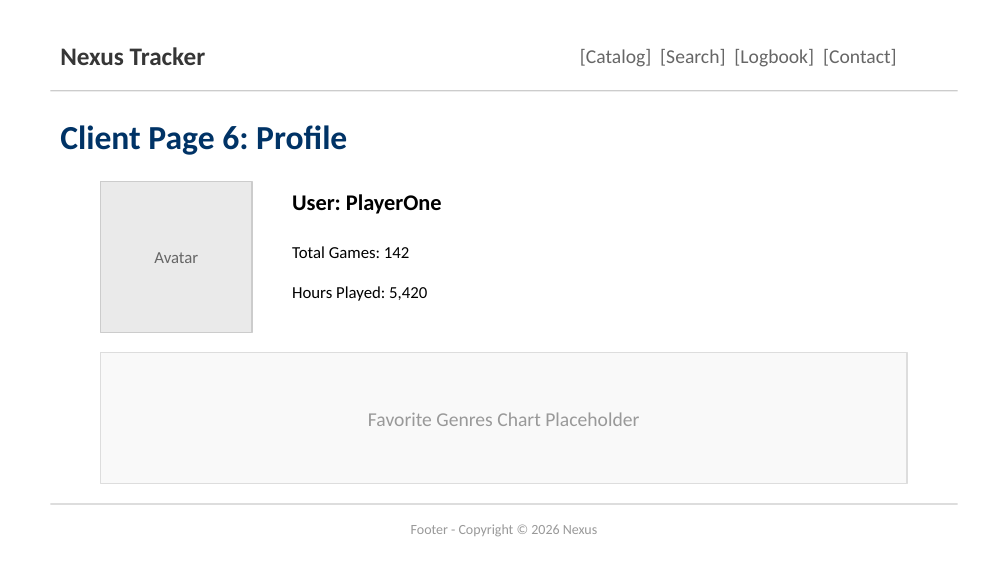
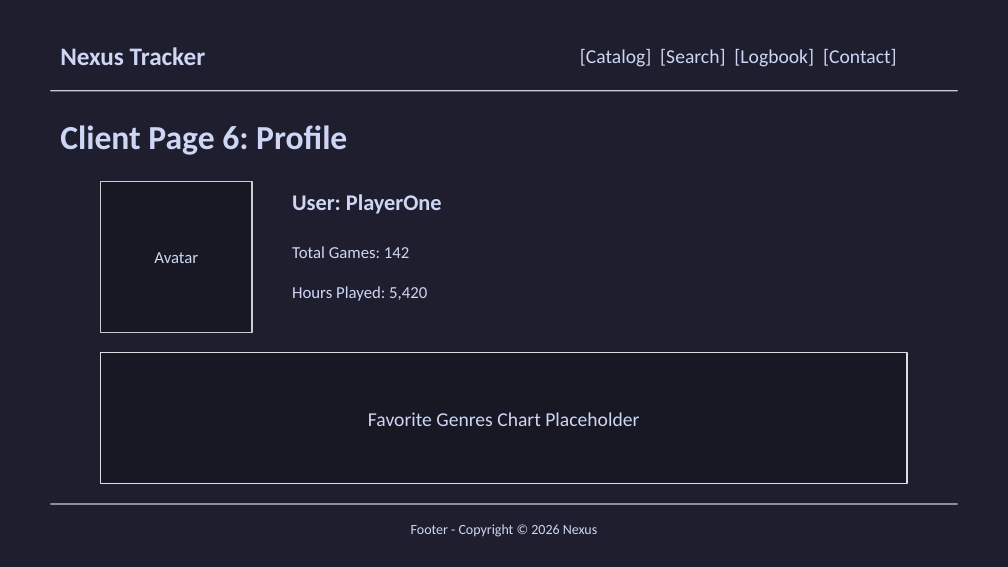
Before and after one commit to jaswanthtk/Nexus-Game-Tracker, a slide deck: slide 6 of .dev_workspace/Project_Wireframes_Proper.pptx. Drawn at 1008x567 pixels with LibreOffice and Linux fonts; fonts in the diff are those of the drawing. Boxes give left, top, right and bottom in pixels: in the first picture for what was removed or moved away, otherwise in the second. Text is boxed around its words. In the diff, an @@ line names an element or a change of style, - is before the commit and + after.

```diff
--- a/.dev_workspace/Project_Wireframes_Proper.pptx
+++ b/.dev_workspace/Project_Wireframes_Proper.pptx
@@ background #FFFFFF to #1E1E2E @@
@@ text "Nexus Tracker" at (60, 47, 206, 65): text colour #363636 to #CDD6F4 @@
@@ text "[Catalog] [Search] [Logbook] [Contact]" at (580, 49, 897, 67): text colour #666666 to #CDD6F4 @@
@@ text "Client Page 6: Profile" at (60, 125, 347, 155): text colour #003366 to #CDD6F4 @@
@@ text "Avatar" at (154, 252, 198, 263): text colour #666666 to #CDD6F4 @@
@@ rectangle at (101, 181, 252, 333): fill #EAEAEA to #181825 @@
@@ text colour #000000 to #CDD6F4 in 3 elements at (292, 194, 442, 214), (292, 246, 410, 258), (292, 286, 427, 301) @@
@@ text "Favorite Genres Chart Placeholder" at (368, 412, 639, 426): text colour #999999 to #CDD6F4 @@
@@ rectangle at (101, 353, 907, 484): fill #F9F9F9 to #181825 @@
@@ text "Footer - Copyright © 2026 ..." at (411, 524, 597, 537): text colour #999999 to #CDD6F4 @@
```
Also in this commit, not shown: 13 other slides changed, 22 other files.
